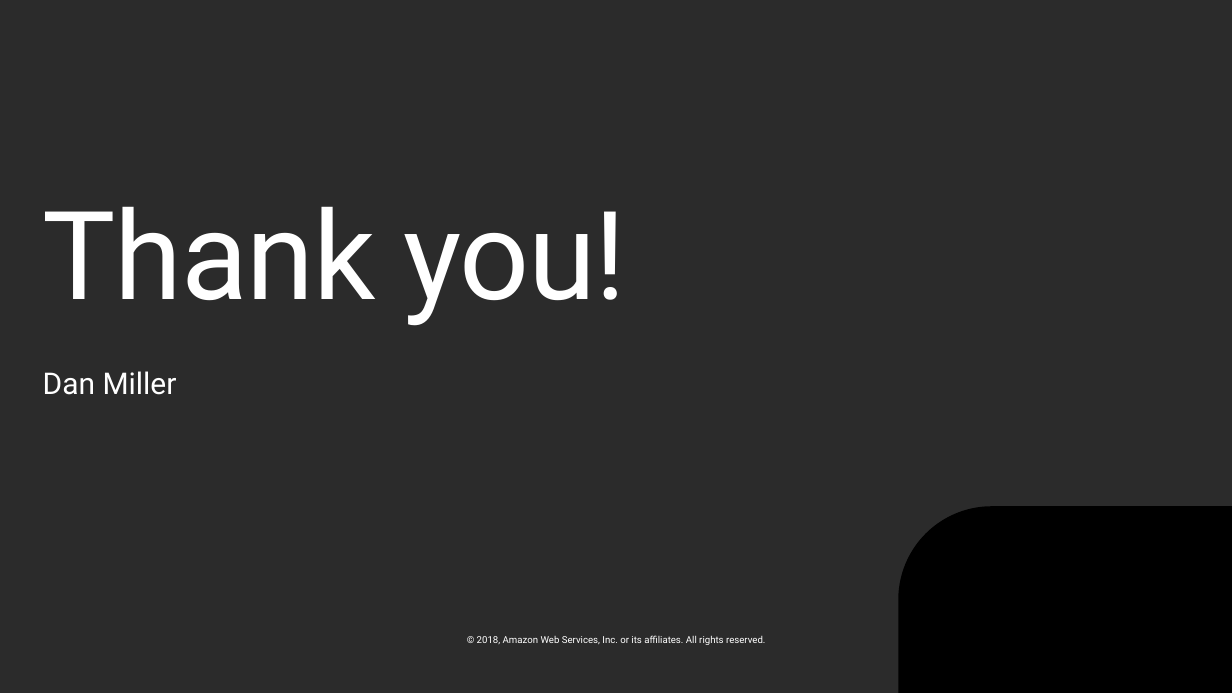
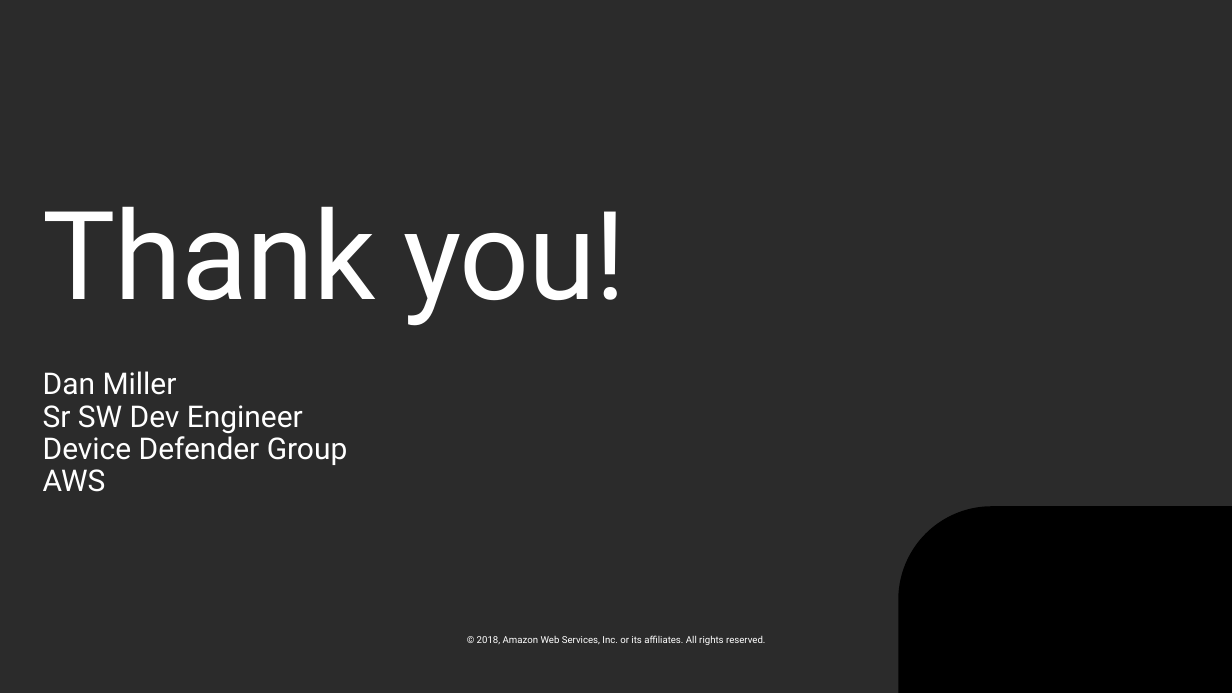
Before and after one commit to aws-samples/aws-iot-device-defender-workshop, a slide deck: slide 4 of docs/slides/iot313R2_builder_slides.pptx. Drawn at 1232x693 pixels with LibreOffice and Linux fonts; fonts in the diff are those of the drawing; background and template pictures are left out; a plain dark background stands for a picture behind light text. Boxes give left, top, right and bottom in pixels: in the first picture for what was removed or moved away, otherwise in the second. Text is boxed around its words. In the diff, an @@ line names an element or a change of style, - is before the commit and + after.

```diff
--- a/docs/slides/iot313R2_builder_slides.pptx
+++ b/docs/slides/iot313R2_builder_slides.pptx
@@ text at (43,405,348,465): paragraphs added @@
+Sr SW Dev Engineer
+Device Defender Group
+AWS
```
Also in this commit, not shown: 1 other slide changed, 6 other files.
